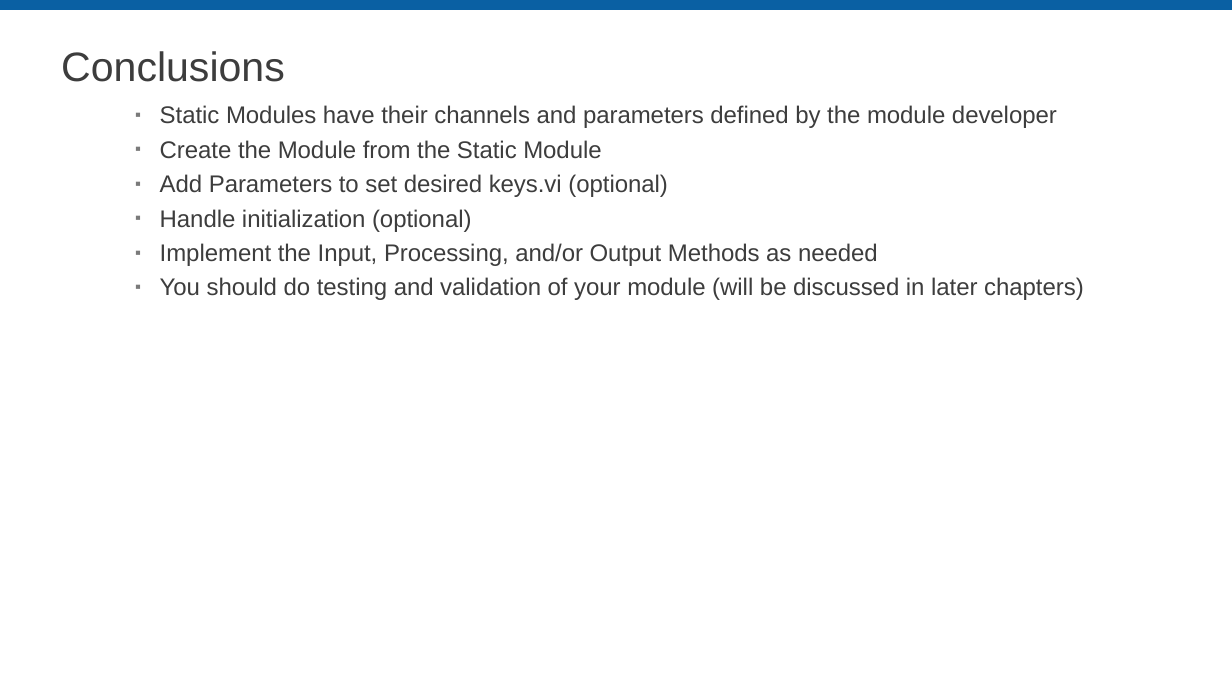
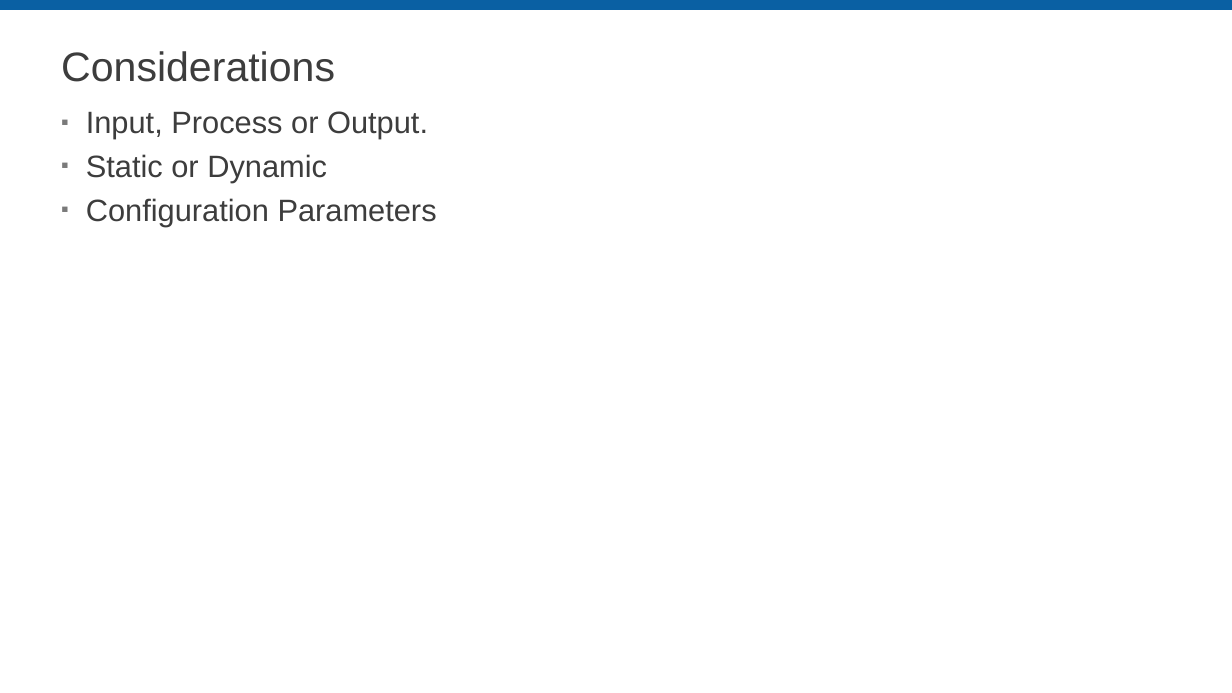
Before and after one commit to LabVIEW-DCAF/Documentation, a slide deck: slide 4 of Trunk/Getting Started Material/DCAF Training/6 Static Modules.pptx (slide 25 before the commit). Drawn at 1232x693 pixels with LibreOffice and Linux fonts; fonts in the diff are those of the drawing; background and template pictures are left out. Boxes give left, top, right and bottom in pixels: in the first picture for what was removed or moved away, otherwise in the second. Text is boxed around its words. In the diff, an @@ line names an element or a change of style, - is before the commit and + after.

```diff
--- a/Trunk/Getting Started Material/DCAF Training/6 Static Modules.pptx
+++ b/Trunk/Getting Started Material/DCAF Training/6 Static Modules.pptx
@@ title at [61, 51, 335, 82]: text changed @@
-Conclusions
+Considerations
@@ text at [86, 111, 437, 227]: text changed; size 18.7 to 24 pt @@
-    ▪ Static Modules have their channels and parameters defined by the module developer
-    ▪ Create the Module from the Static Module
-    ▪ Add Parameters to set desired keys.vi (optional)
-    ▪ Handle initialization (optional)
-    ▪ Implement the Input, Processing, and/or Output Methods as needed
-    ▪ You should do testing and validation of your module (will be discussed in later chapters)
+▪ Input, Process or Output.
+▪ Static or Dynamic
+▪ Configuration Parameters
```
Also in this commit, not shown: 9 other slides changed, 34 slides added, 12 slides removed.
